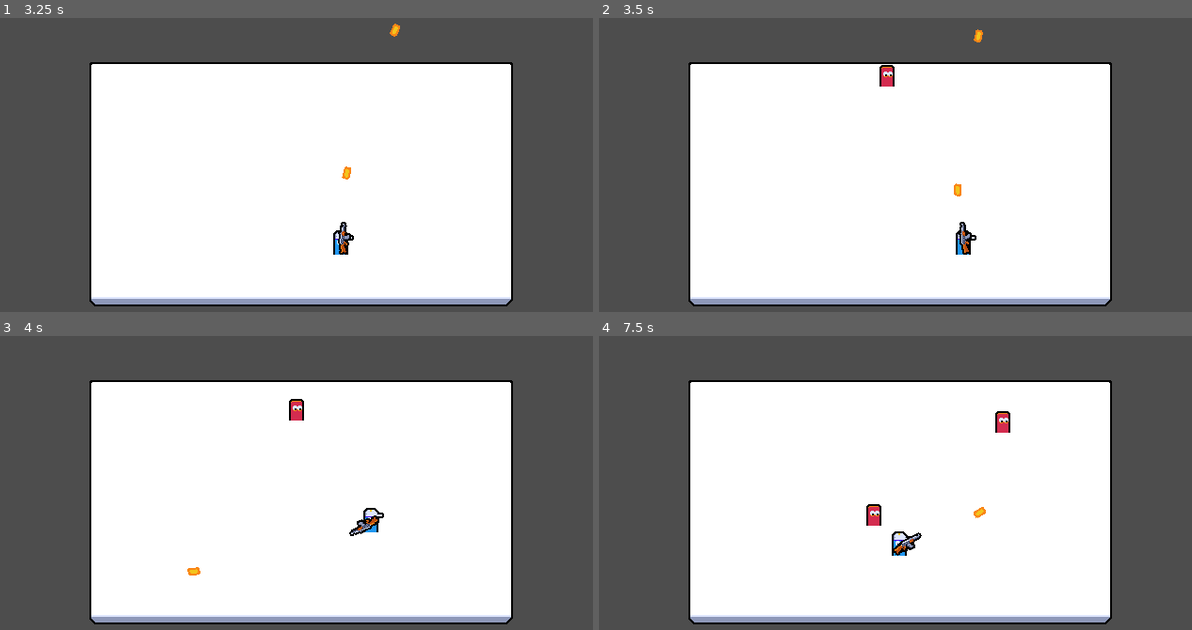
Above: before the commit, frames 1-4 (two rows, left to right).
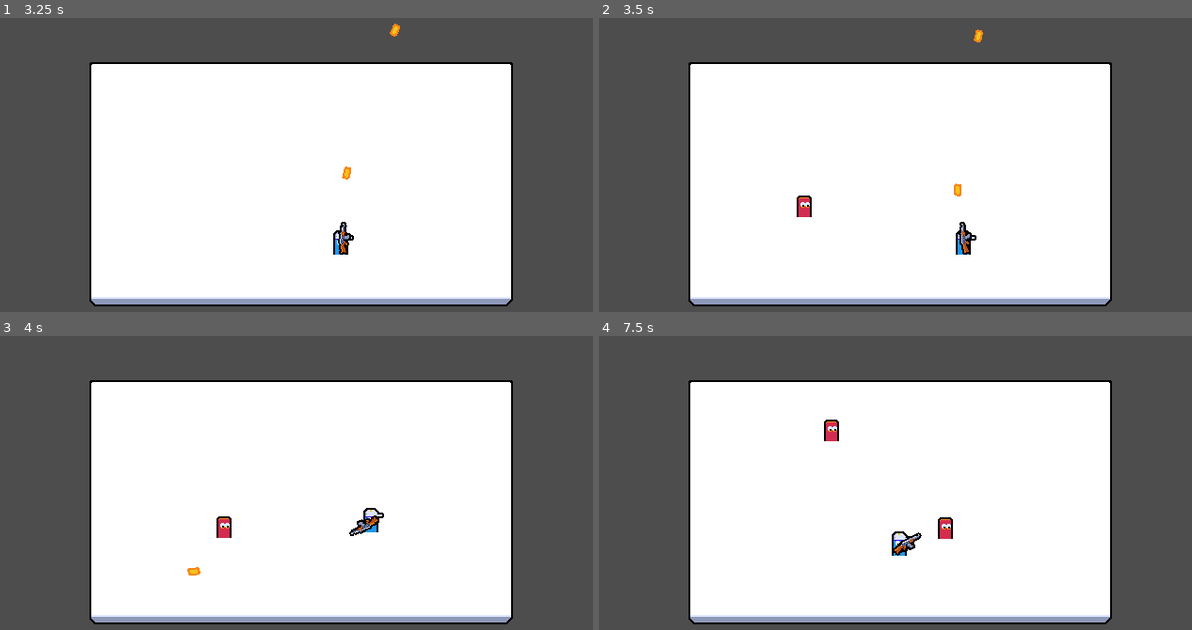
Above: after the commit, the same moments.

Repository: mpowell773/Godot_Multiplayer_Tut
Game: Godot game, scene res://ui/main_menu/main_menu.tscn
Same seed, same stepped clock (60 frames per second), same inputs: the game is played once before the commit and once after it.
Inputs (mouse positions are in pixels of both pictures, inside the frame that each line leads up to):
- Up to frame 1 (3.25 s): tap Enter at 0.5 s; move the mouse to (432, 162) at 0.52 s; press the mouse at (432, 162) at 0.53 s; hold D (move_right) 0.53-1.25 s; release the mouse at (432, 162) at 1.25 s; click "Host" at 1.25 s; tap Space at 2 s; move the mouse to (177, 197) at 2.02 s; hold S (move_down) 2.03-2.78 s; click (177, 197) at 2.1 s; move the mouse to (361, 106) at 2.77 s; press the mouse at (361, 106) at 2.78 s; hold D (move_right) from 2.78 s (still down)
- Up to frame 2 (3.5 s): keep holding D (move_right)
- Up to frame 3 (4 s): move the mouse to (272, 565) at 3.52 s; release D (move_right) at 3.53 s; release the mouse at (272, 565) at 3.53 s; hold W (move_up) from 3.53 s (still down); click (272, 565) at 3.6 s
- Up to frame 4 (7.5 s): move the mouse to (1079, 547) at 4.27 s; release W (move_up) at 4.28 s; press the mouse at (1079, 547) at 4.28 s; hold A (move_left) 4.28-5.78 s; move the mouse to (717, 447) at 5.02 s; release the mouse at (717, 447) at 5.03 s; click (717, 447) at 5.1 s; move the mouse to (931, 497) at 5.77 s; press the mouse at (931, 497) at 5.78 s; hold S (move_down) 5.78-6.53 s; move the mouse to (812, 412) at 6.52 s; release the mouse at (812, 412) at 6.53 s; hold D (move_right) 6.53-7.28 s; click (812, 412) at 6.6 s; move the mouse to (1031, 480) at 7.27 s; press the mouse at (1031, 480) at 7.28 s; hold W (move_up) from 7.28 s (still down)

Frame 1 is identical in both runs. In frame 2, 0.4% of the frame differs, in the area x 33-50%, y 15-68%; in frame 3, 0.4%; in frame 4, 0.8%, in the area x 37-70%, y 25-70%.

Commit message:
adjust narrowing conversion to float

Diff:
--- a/manager/enemy_manager.gd
+++ b/manager/enemy_manager.gd
@@ -45,10 +45,8 @@
 
 
 func get_random_spawn_position() -> Vector2:
-	@warning_ignore("narrowing_conversion")
-	var x := randi_range(0, spawn_rect.size.x)
-	@warning_ignore("narrowing_conversion")
-	var y := randi_range(0, spawn_rect.size.y)
+	var x := randf_range(0, spawn_rect.size.x)
+	var y := randf_range(0, spawn_rect.size.y)
 	return spawn_rect.global_position + Vector2(x, y)
 
 
